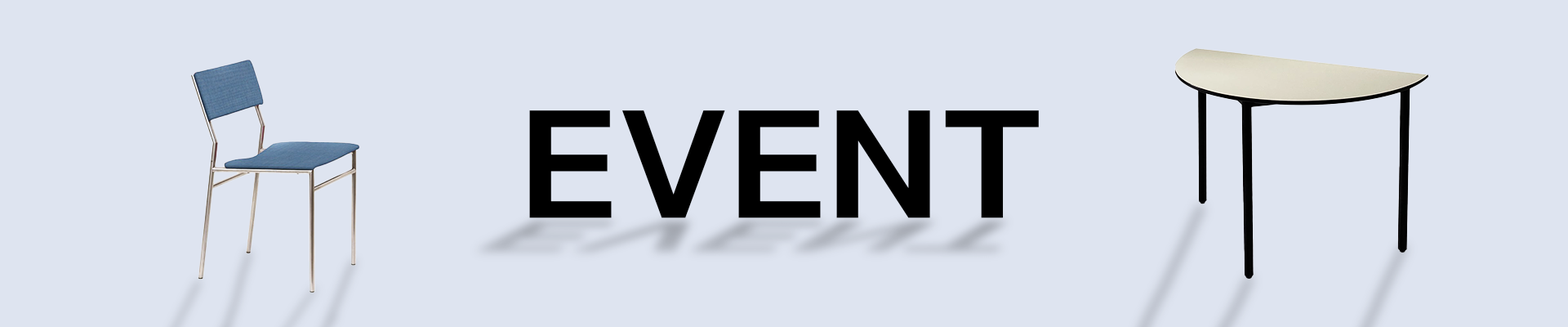
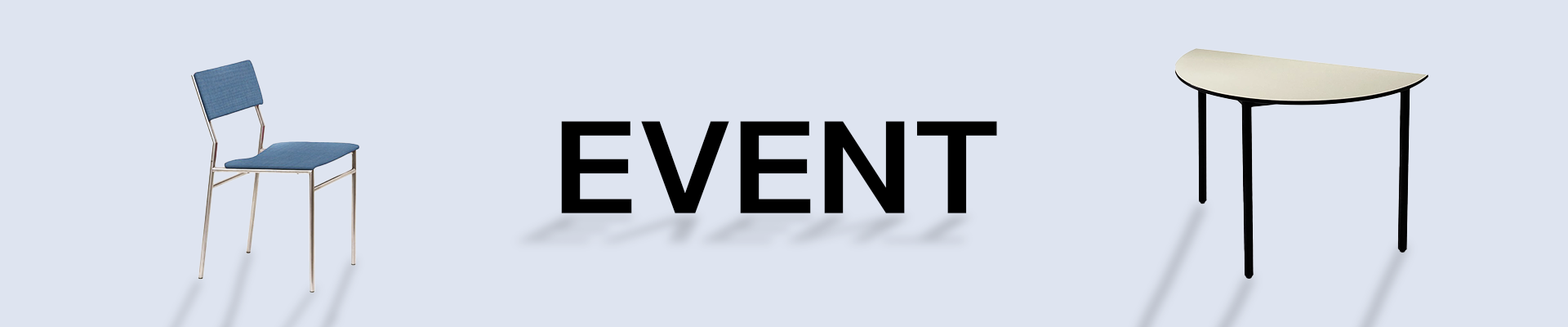
The second 1568 × 327 image is a revision of the first. Changes to its layers:
painted on "EVENT copy" over [473, 204, 1012, 259]
painted on "EVENT" over [529, 110, 1039, 219]